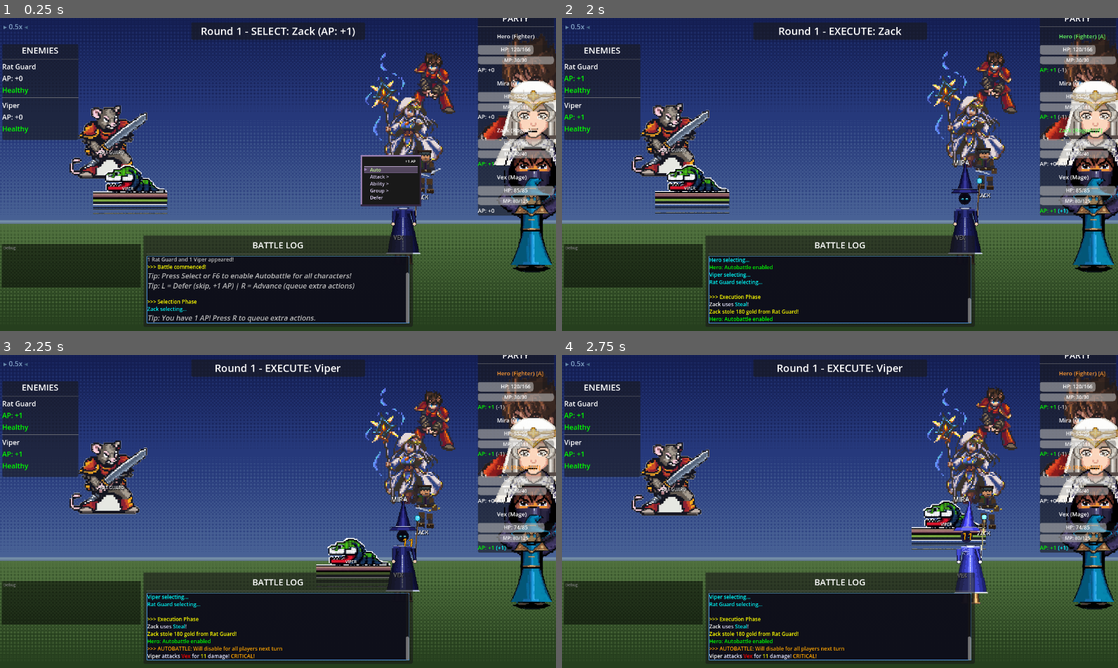
Above: before the commit, frames 1-4 (two rows, left to right).
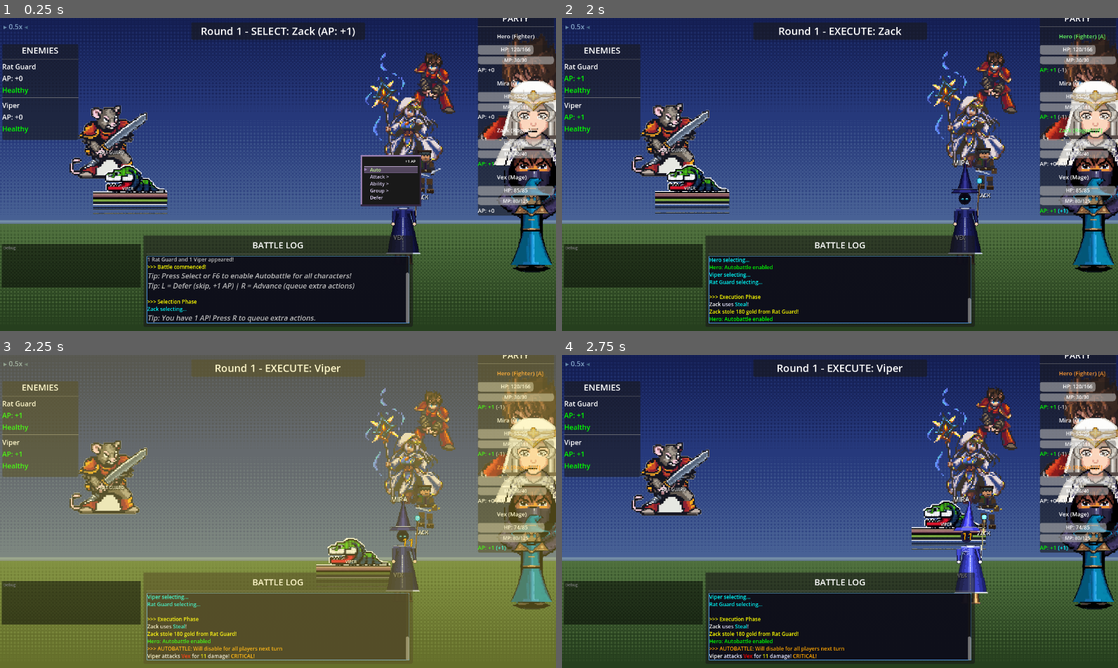
Above: after the commit, the same moments.

Repository: struktured-labs/cowardly-irregular
Game: Godot game, scene res://src/battle/BattleScene.tscn
Two runs of this game, one before a commit and one after it. Both use one fixed random seed, a clock stepped at 60 frames per second and the inputs below. This scene is started directly instead of the project's main scene.
Inputs (mouse positions are in pixels of both pictures, inside the frame that each line leads up to):
- Up to frame 1 (0.25 s): no input
- Up to frame 2 (2 s): tap Enter at 0.5 s; move the mouse to (962, 158) at 0.52 s; hold Right (ui_right) 0.53-1.25 s; hold R (battle_advance) 0.53-1.25 s; click (962, 158) at 0.67 s; tap Z (ui_accept) at 0.77, 1.07 s; drag from (728, 190) to (812, 237) at 1.27 s
- Up to frame 3 (2.25 s): move the mouse to (333, 442) at 2.02 s; hold Right (ui_right) from 2.03 s (still down); hold Tab (battle_toggle_auto) from 2.03 s (still down); click (333, 442) at 2.17 s
- Up to frame 4 (2.75 s): keep holding Right (ui_right); keep holding Tab (battle_toggle_auto)

Frames 1-2 are identical in both runs. In frame 3, 99% of the frame differs, in the area x 0-100%, y 0-100%; in frame 4, nothing differs.

Commit message:
feat: crit screen flash + elemental weakness/resistance indicators
Critical Hit Visual Feedback:
- Gold screen flash (0.15s) on critical hits via new _flash_screen() helper
- Complements existing orange damage numbers, wobble, and screen shake

Elemental Weakness/Resistance Indicators:
- Extended damage_dealt signal with element and elemental_mod parameters
- Floating text popups: "WEAK!" (red), "RESIST" (blue), "IMMUNE!" (gray)
- Spawned above damage numbers, float upward and fade over 0.8s
- All 6 damage_dealt emit sites updated (attack, physical ability, magic ability,
  group attack, press_the_edge volatility)
- BattleResultsDisplay signature updated with backward-compatible defaults

Co-Authored-By: Claude Opus 4.6 (1M context) <noreply@anthropic.com>

Diff:
--- a/src/battle/BattleManager.gd
+++ b/src/battle/BattleManager.gd
@@ -13,7 +13,7 @@
 signal action_executed(combatant: Combatant, action: Dictionary, targets: Array)
 signal round_started(round_num: int)
 signal round_ended(round_num: int)
-signal damage_dealt(target: Combatant, amount: int, is_crit: bool)
+signal damage_dealt(target: Combatant, amount: int, is_crit: bool, element: String, elemental_mod: float)
 signal attack_missed(target: Combatant)
 signal healing_done(target: Combatant, amount: int)
 signal battle_log_message(message: String)
@@ -1189,7 +1189,7 @@
 		var raw_damage: int = int(total_power * scale / max(1.0, float(alive_enemies.size())))
 		var mitigated: int = max(1, raw_damage - enemy.defense)
 		enemy.take_damage(mitigated)
-		damage_dealt.emit(enemy, mitigated, false)
+		damage_dealt.emit(enemy, mitigated, false, "", 1.0)
 		battle_log_message.emit("[color=orange]Group %s hits %s for %d![/color]" % [
 			group_type, enemy.combatant_name, mitigated])
 
@@ -1359,7 +1359,7 @@
 		battle_log_message.emit("[color=purple]Reality bends — %s's defenses shatter![/color]" % actual_target.combatant_name)
 
 	var actual_damage = actual_target.take_damage(damage, false)
-	damage_dealt.emit(actual_target, actual_damage, is_crit)
+	damage_dealt.emit(actual_target, actual_damage, is_crit, "", 1.0)
 
 	# Track first damage for one-shot detection
 	if actual_target in enemy_party:
@@ -1460,7 +1460,7 @@
 		damage = int(damage * randf_range(phys_vrange.x, phys_vrange.y))
 		damage = _apply_market_sense(caster, damage)
 		var actual_damage = target.take_damage(damage, false)
-		damage_dealt.emit(target, actual_damage, is_crit)
+		damage_dealt.emit(target, actual_damage, is_crit, "", 1.0)
 
 		# Track first damage for one-shot detection
 		if target in enemy_party:
@@ -1494,12 +1494,13 @@
 			damage = int(damage * terrain_mod)
 
 		var actual_damage = 0
+		var elemental_mod = target.calculate_elemental_modifier(element) if element != "" else 1.0
 		if element:
 			actual_damage = target.take_elemental_damage(damage, element)
 		else:
 			actual_damage = target.take_damage(damage, true)
 
-		damage_dealt.emit(target, actual_damage, false)
+		damage_dealt.emit(target, actual_damage, false, element, elemental_mod)
 
 		# Track first damage for one-shot detection
 		if target in enemy_party:
@@ -1668,7 +1669,7 @@
 				for target in targets:
 					if target and is_instance_valid(target) and target.is_alive:
 						var actual_damage = target.take_damage(press_damage, true)
-						damage_dealt.emit(target, actual_damage, false)
+						damage_dealt.emit(target, actual_damage, false, "", 1.0)
 						battle_log_message.emit("[color=magenta]PRESS THE EDGE![/color] %s takes [color=yellow]%d[/color] damage! (Band consumed: %s)" % [target.combatant_name, actual_damage, VolatilitySystem.BAND_NAMES[band]])
 				_nudge_macro_volatility(0.03)
 		"forecast":
--- a/src/battle/BattleResultsDisplay.gd
+++ b/src/battle/BattleResultsDisplay.gd
@@ -13,7 +13,7 @@
 	_scene = scene
 
 
-func on_damage_dealt(target: Combatant, amount: int, is_crit: bool) -> void:
+func on_damage_dealt(target: Combatant, amount: int, is_crit: bool, _element: String = "", _elemental_mod: float = 1.0) -> void:
 	"""Show floating damage number near target and trigger screen shake"""
 	var pos = _get_combatant_sprite_position(target)
 	if pos != Vector2.ZERO:
--- a/src/battle/BattleScene.gd
+++ b/src/battle/BattleScene.gd
@@ -2178,8 +2178,12 @@
 
 ## Damage Numbers
 
-func _on_damage_dealt(target: Combatant, amount: int, is_crit: bool) -> void:
+func _on_damage_dealt(target: Combatant, amount: int, is_crit: bool, element: String = "", elemental_mod: float = 1.0) -> void:
 	_results_display.on_damage_dealt(target, amount, is_crit)
+	if is_crit:
+		_flash_screen(Color(1.0, 0.9, 0.3, 0.4), 0.15)  # Gold flash for crits
+	if elemental_mod != 1.0 and element != "":
+		_spawn_elemental_indicator(target, element, elemental_mod)
 	# Skip hit sounds for abilities — ability sound already played at cast time
 	if _current_ability_id != "":
 		return
@@ -2190,6 +2194,42 @@
 		SoundManager.play_battle("attack_hit")
 
 
+func _spawn_elemental_indicator(target: Combatant, element: String, modifier: float) -> void:
+	"""Spawn a floating WEAK!/RESIST!/IMMUNE! indicator above the damage number"""
+	var text: String
+	var color: Color
+	if modifier == 0.0:
+		text = "IMMUNE!"
+		color = Color(0.7, 0.7, 0.7)  # Gray
+	elif modifier > 1.0:
+		text = "WEAK!"
+		color = Color(1.0, 0.3, 0.3)  # Red
+	elif modifier < 1.0:
+		text = "RESIST"
+		color = Color(0.3, 0.5, 1.0)  # Blue
+	else:
+		return
+
+	var pos = _results_display._get_combatant_sprite_position(target)
+	pos.y -= 30  # Offset above damage number
+
+	var label = Label.new()
+	label.text = text
+	label.add_theme_font_size_override("font_size", 14)
+	label.add_theme_color_override("font_color", color)
+	label.add_theme_color_override("font_shadow_color", Color(0, 0, 0, 0.8))
+	label.add_theme_constant_override("shadow_offset_x", 1)
+	label.add_theme_constant_override("shadow_offset_y", 1)
+	label.position = pos
+	label.z_index = 100
+	add_child(label)
+
+	var tween = create_tween()
+	tween.tween_property(label, "position:y", pos.y - 30, 0.8)
+	tween.parallel().tween_property(label, "modulate:a", 0.0, 0.8).set_delay(0.3)
+	tween.tween_callback(label.queue_free)
+
+
 func _on_attack_missed(target: Combatant) -> void:
 	_results_display.on_attack_missed(target)
 	SoundManager.play_battle("attack_miss")
@@ -2198,6 +2238,18 @@
 func _on_healing_done(target: Combatant, amount: int) -> void:
 	_results_display.on_healing_done(target, amount)
 	SoundManager.play_battle("heal")
+
+
+func _flash_screen(color: Color, duration: float) -> void:
+	"""Brief screen flash effect for impactful moments"""
+	var flash = ColorRect.new()
+	flash.color = color
+	flash.set_anchors_preset(Control.PRESET_FULL_RECT)
+	flash.mouse_filter = Control.MOUSE_FILTER_IGNORE
+	add_child(flash)
+	var tween = create_tween()
+	tween.tween_property(flash, "color:a", 0.0, duration)
+	tween.tween_callback(flash.queue_free)
 
 
 func _on_battle_log_message(message: String) -> void:
